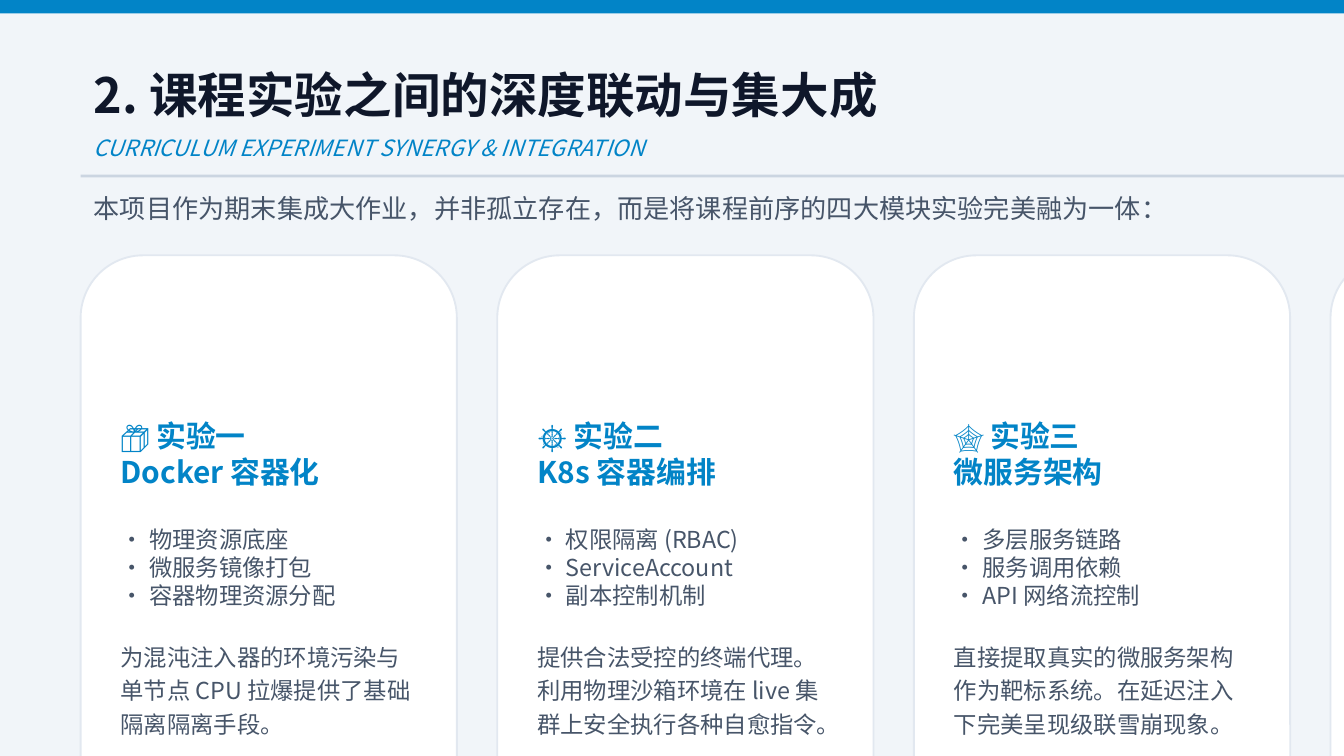
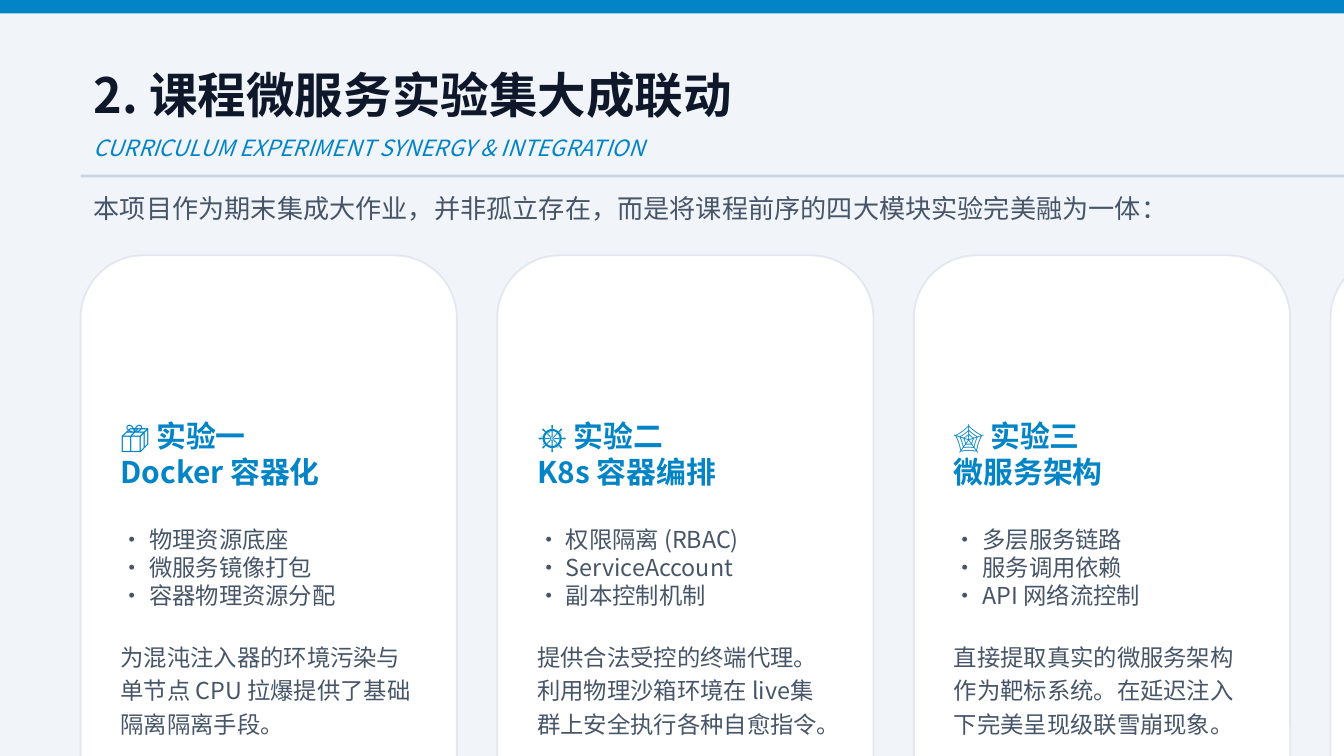
Before and after one commit to Aetik-yue/chaos-fire-drill, a slide deck: slide 3 of presentation_light.pptx. Drawn at 1344x756 pixels with LibreOffice and Linux fonts; fonts in the diff are those of the drawing. Boxes give left, top, right and bottom in pixels: in the first picture for what was removed or moved away, otherwise in the second. Text is boxed around its words. In the diff, an @@ line names an element or a change of style, - is before the commit and + after.

```diff
--- a/presentation_light.pptx
+++ b/presentation_light.pptx
@@ text at bbox=[94, 71, 732, 118]: text changed @@
-2. 课程实验之间的深度联动与集大成
+2. 课程微服务实验集大成联动
@@ text at bbox=[537, 421, 840, 735]: spaces changed @@
-☸️ 实验二
-K8s 容器编排
-• 权限隔离 (RBAC)
-• ServiceAccount
-• 副本控制机制
-提供合法受控的终端代理。利用物理沙箱环境在 live 集群上安全执行各种自愈指令。
+☸️ 实验二
+K8s 容器编排
+• 权限隔离 (RBAC)
+• ServiceAccount
+• 副本控制机制
+提供合法受控的终端代理。利用物理沙箱环境在 live集群上安全执行各种自愈指令。
```
Also in this commit, not shown: 5 other slides changed, 1 slide removed, 1 other file.
